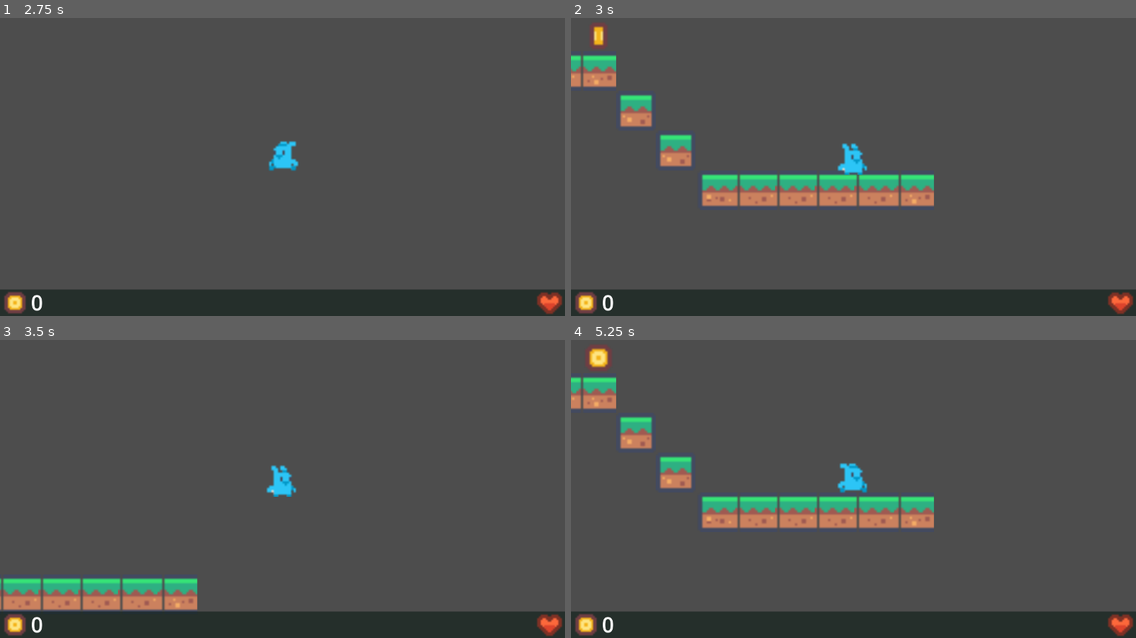
Above: before the commit, frames 1-4 (two rows, left to right).
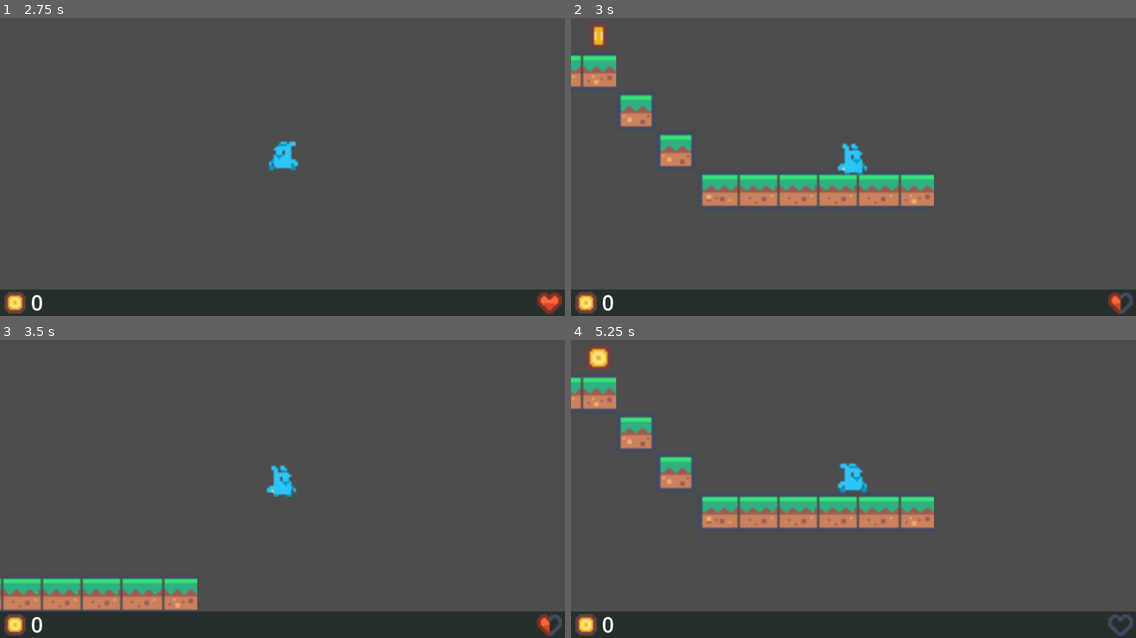
Above: after the commit, the same moments.

Repository: T-oo-T/game-development-final-project
Game: Godot game, scene res://Scenes/main.tscn
Two runs of this game, one before a commit and one after it. Both use one fixed random seed, a clock stepped at 60 frames per second and the inputs below.
Inputs:
- Up to frame 1 (2.75 s): hold Right (right) 0.53-2.03 s; tap Up (jump) at 0.77, 1.52 s; hold Left (left) from 2.03 s (still down)
- Up to frame 2 (3 s): release Left (left) at 2.78 s; hold Right (right) from 2.78 s (still down)
- Up to frame 3 (3.5 s): keep holding Right (right); tap Up (jump) at 3.02 s
- Up to frame 4 (5.25 s): tap Up (jump) at 3.77, 4.52 s; release Right (right) at 4.28 s; hold Left (left) 4.28-5.03 s; tap Enter at 5 s; hold Right (right) from 5.03 s (still down)

Frame 1 is identical in both runs. In frame 2, 0.1% of the frame differs, in the area x 97-100%, y 92-100%; in frame 3, 0.1%; in frame 4, 0.2%, in the area x 95-100%, y 92-100%.

Commit message:
show lives in ui

Diff:
--- a/Scripts/main.gd
+++ b/Scripts/main.gd
@@ -24,10 +24,14 @@
 	current_level = MAPS[level_idx].instantiate()
 	current_level.player_reached_flag.connect(_on_player_reached_flag)
 	current_level.update_score.connect(_update_score)
+	current_level.update_lives.connect(_update_lives)
 	add_child(current_level)
 
 func _update_score(score) -> void:
 	$UI.set_score(score)
+
+func _update_lives(lives) -> void:
+	$UI.set_lives(lives)
 
 func _on_player_reached_flag() -> void:
 	current_level_index += 1
--- a/Scripts/map.gd
+++ b/Scripts/map.gd
@@ -2,15 +2,30 @@
 
 signal player_reached_flag
 signal update_score(score: int)
+signal update_lives(lives: int)
 
 var score: int
+var player: Player
 
 func _ready() -> void:
 	score = 0
-	update_score.emit(score)
 	for child in get_children():
 		if child is Coin:
 			child.player_entered_coin.connect(_player_collected_coin)
+		if child is Player:
+			player = child
+	player.lives = 2
+	player.player_died.connect(_player_died)
+	update_score.emit(score)
+	update_lives.emit(player.lives)
+
+
+
+func _player_died() -> void:
+	player.lives -= 1
+	player.position = Vector2.ZERO
+	update_lives.emit(player.lives)
+	print(player.lives)
 
 func _player_collected_coin() -> void:
 	score += 1
--- a/Scripts/player.gd
+++ b/Scripts/player.gd
@@ -1,19 +1,18 @@
 class_name Player extends CharacterBody2D
 
+signal player_died
 
 const SPEED = 150.0
 const JUMP_VELOCITY = -300.0
 var jumping: bool
+var lives: int
 
 func _ready() -> void:
 	jumping = false
 
-func _die() -> void:
-	position = Vector2.ZERO
-
 func _physics_process(delta: float) -> void:
 	if position.y > 1500:
-		_die()
+		player_died.emit()
 
 	# Add the gravity.
 	if not is_on_floor():
--- a/Scripts/ui.gd
+++ b/Scripts/ui.gd
@@ -2,3 +2,11 @@
 
 func set_score(score: int) -> void:
 	$Score/Label.text = str(score)
+
+func set_lives(lives: int) -> void:
+	if lives == 2:
+		$Life.texture = load("res://Assets/Environment/life_full.png")
+	if lives == 1:
+		$Life.texture = load("res://Assets/Environment/life_half.png")
+	if lives == 0:
+		$Life.texture = load("res://Assets/Environment/life_empty.png")
